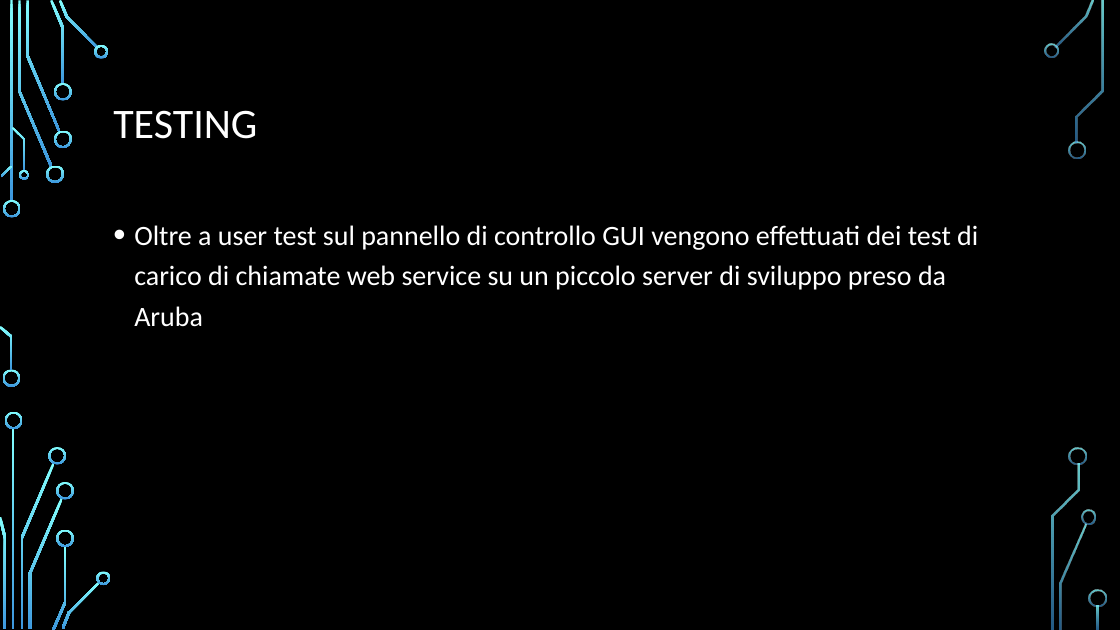
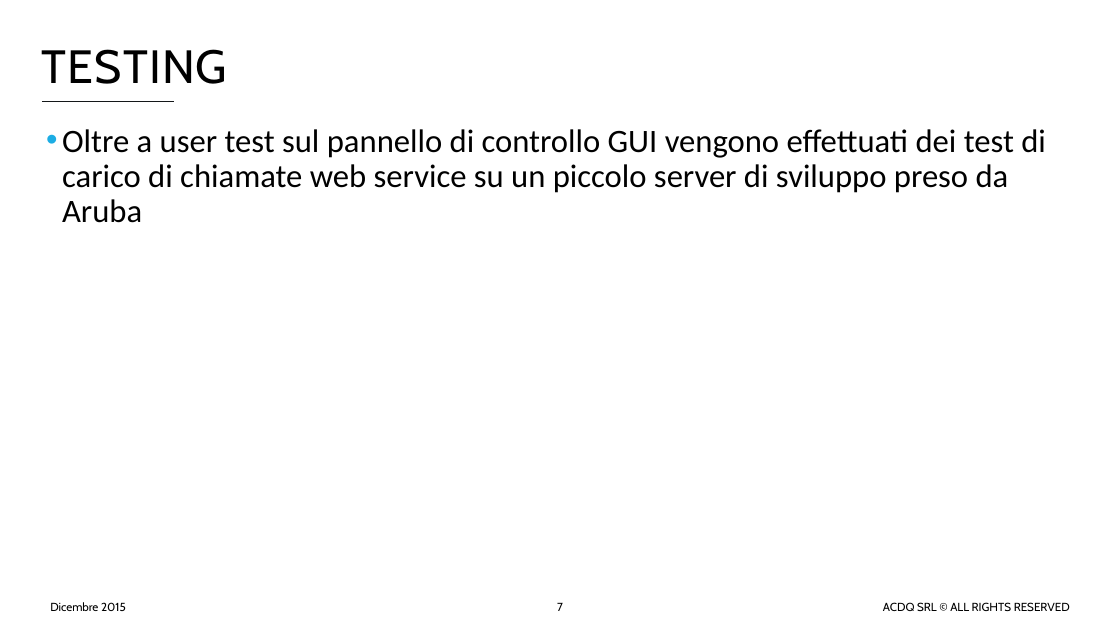
Before and after one commit to acdqsrl/Project-Board, a slide deck: slide 7 of app/static/docs/ACDQ_sw.pptx. Drawn at 1120x630 pixels with LibreOffice and Linux fonts; fonts in the diff are those of the drawing; background and template pictures are left out. Boxes give left, top, right and bottom in pixels: in the first picture for what was removed or moved away, otherwise in the second. Text is boxed around its words. In the diff, an @@ line names an element or a change of style, - is before the commit and + after.

```diff
--- a/app/static/docs/ACDQ_sw.pptx
+++ b/app/static/docs/ACDQ_sw.pptx
@@ background picture (left out) to #FFFFFF @@
@@ title "TESTING": place and size @@
-title "TESTING" at box(113, 110, 257, 139)
+title "TESTING" at box(42, 49, 227, 84)
@@ title "TESTING" at box(42, 49, 227, 84): size 36 to 40 pt, font Calibri to Cabin, text colour #FFFFFF to #000000, letter spacing 0 to 1 pt; line spacing 0.9 to 1 @@
@@ line added from (42, 102) to (174, 102), #141719 1.5 pt @@
@@ text "Oltre a user test sul ...": place and size @@
-text "Oltre a user test sul ..." at box(134, 225, 978, 327)
+text "Oltre a user test sul ..." at box(62, 129, 1046, 223)
@@ text "Oltre a user test sul ..." at box(62, 129, 1046, 223): size 24 to 28 pt, text colour #FFFFFF to #000000; indent changed; line spacing 1.2 to 0.9; more space between paragraphs @@
@@ text added at box(50, 602, 126, 611), 10 pt, text #000000 @@
+Dicembre 2015
@@ page number added at box(557, 602, 563, 611), 10 pt, text #000000 @@
+7
@@ text added at box(883, 602, 1070, 611), 10 pt, text #000000 @@
+ACDQ SRL © ALL RIGHTS RESERVED
@@ group removed at box(0, 0, 1107, 630): 33 freeform shapes, 3 rectangles @@
```
Also in this commit, not shown: 7 other slides changed.
